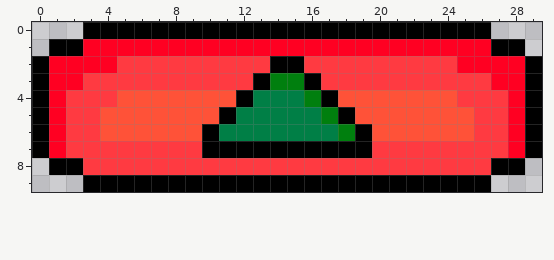
One commit to this pixel-art sprite: UPR/Projekt/assets/images/button_up.png. Above, as it was before the edit.
Rulers count pixels.
And afterwards:
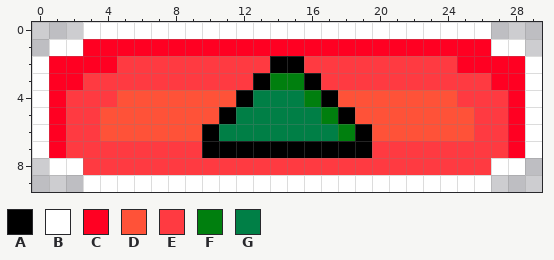
Palette (. is transparent): A #000000  B #ffffff  C #ff0022  D #ff5238  E #ff3a41  F #007f0e  G #007f46
Change:
file 30x10 -> 150x50 pixels (blocks of 1x1 -> 5x5; one block is one cell here)
Changed rows in their new state; - is an unchanged pixel.
first column x 0:
 0 ---BBBBBBBBBBBBBBBBBBBBBBBB---
 1 -BB------------------------BB-
 2 B----------------------------B
 3 B----------------------------B
 4 B----------------------------B
 5 B----------------------------B
 6 B----------------------------B
 7 B----------------------------B
 8 -BB------------------------BB-
 9 ---BBBBBBBBBBBBBBBBBBBBBBBB---
Pixel boxes of the changes (left, top, right, bottom) in both pictures:
changed: (32, 22, 542, 192)
